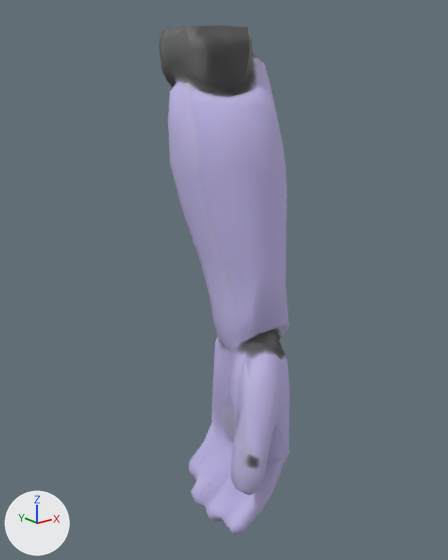
What one commit did to the OBJ model Scout/Assets/GeneratedMeshes/Dummy/DummyForeArmL.obj.
One viewpoint serves both versions: a 50 mm lens placed at (-1.42, -6.71, 17.07), pointed at (4.15, 0.25, 14.28). The lights are fixed; the arrows at lower left show +X, +Y and +Z. The first picture is the older version. Where no turn or scale is listed for an object, it has been applied to the vertices. Vertices at exactly the same position are counted once.

Objects in the first picture: 'DummyForeArmL'.
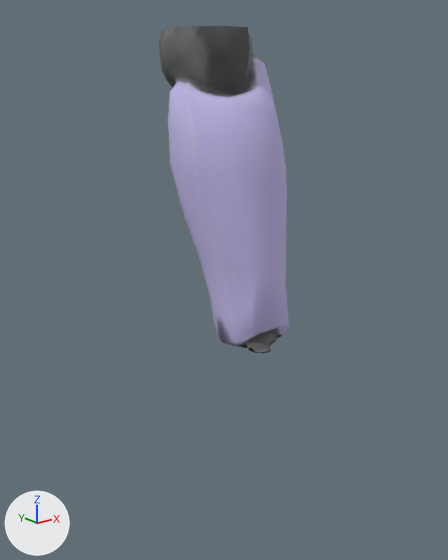
Boxes (x1, y1, x2, y2) around the edits, measured in the pictures (448 x 560 px):
'DummyForeArmL', reshaped (36% shorter)
    before: (159, 26, 290, 534)
    after: (159, 26, 289, 353)
part 1 of me_dummyforearml, cut back
    before: (188, 333, 290, 534)
    after: (216, 316, 284, 353)

Diff of the bpy script that builds the scene:
```diff
--- a/Scout/Assets/GeneratedMeshes/Dummy/DummyForeArmL.obj.py
+++ b/Scout/Assets/GeneratedMeshes/Dummy/DummyForeArmL.obj.py
@@ me_dummyforearml @@
 # used by ob_dummyforearml; location = (0.0, 0.0, 0.0)
-me_dummyforearml.from_pydata(...)  # 638 vertices, 1272 faces; spans x 3.46..5.1, y -1.13..1.29, z 10.43..17.8
+me_dummyforearml.from_pydata(...)  # 391 vertices, 778 faces; spans x 3.46..5.1, y -0.67..1.29, z 13.4..17.8
+# me_dummyforearml part 1: 3 vertices moved from x 4.02..4.88, y -0.69..0.22, z 13.31..13.38 to x 4.04..4.89, y -0.66..0.29, z 13.4; 294 vertices removed from x 3.49..4.99, y -1.13..0.83, z 10.43..13.39; 47 vertices added at x 3.94..4.99, y -0.67..0.36, z 13.4
 me_dummyforearml.materials.append(mat_dummy)
```
